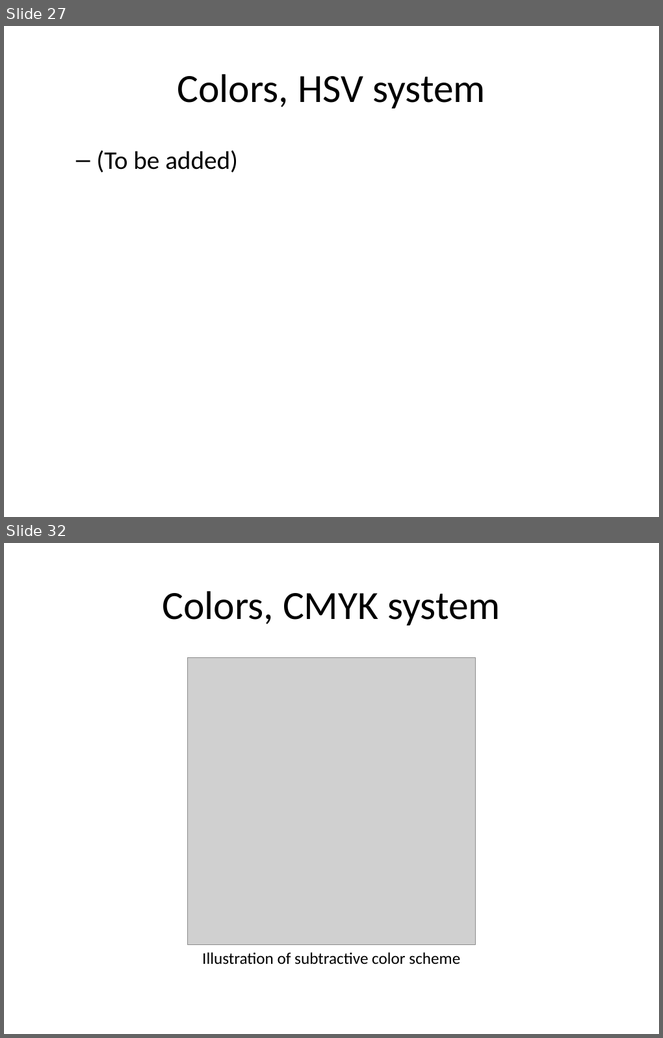
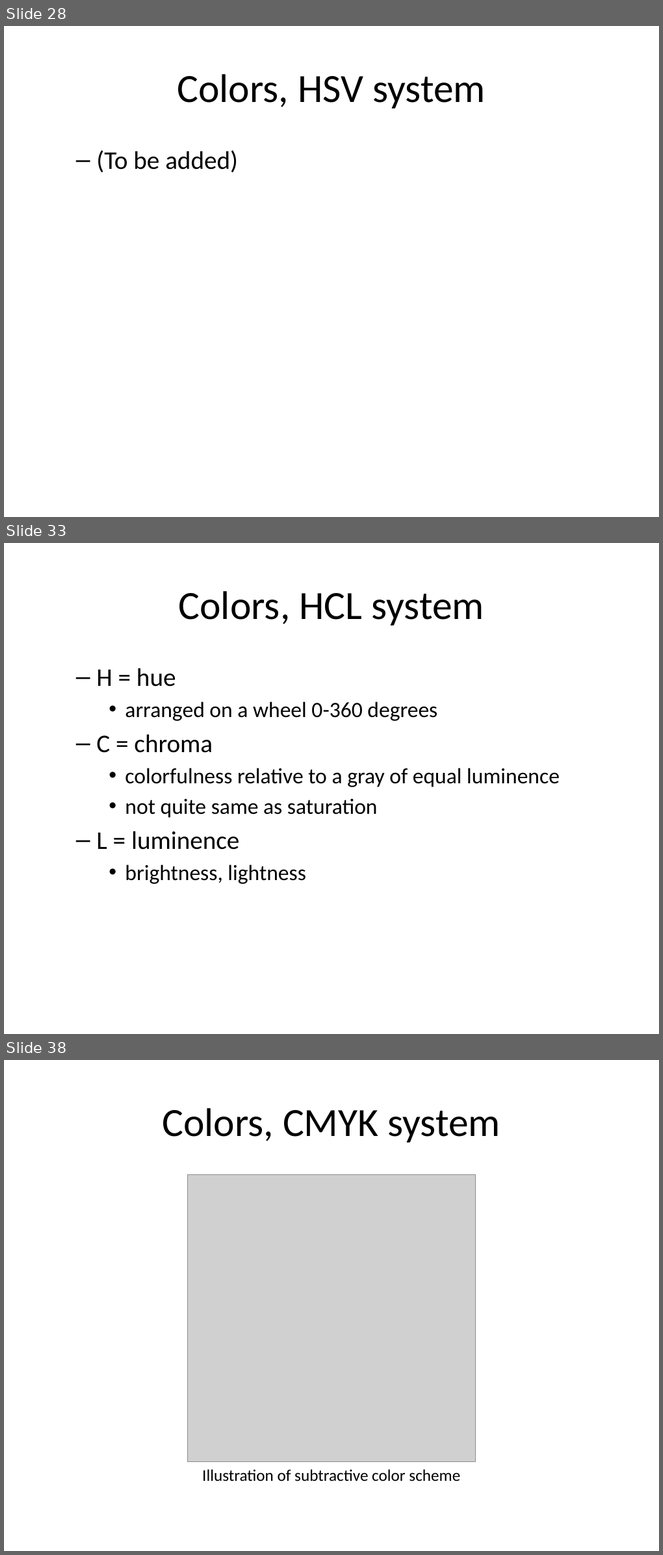
Before and after one commit to pmean/data-visualization, a slide deck: data-viz-02/component/tutorial-colors.pptx. Shown one above the other, each under a label of ours: slides 27 and 32 before the commit, slides 28, 33 and 38 after it; the slides between them are not shown. The pictures are 663x1038 and 663x1555 pixels, drawn with LibreOffice and Linux fonts; fonts in the diff are those of the drawing; grey boxes stand for pictures. Boxes give left, top, right and bottom in pixels: in the first picture for what was removed or moved away, otherwise in the second. Text is boxed around its words. In the diff, an @@ line names an element or a change of style, - is before the commit and + after.

Commit message:
Added hcl to tutorial-color

```diff
--- a/data-viz-02/component/tutorial-colors.pptx
+++ b/data-viz-02/component/tutorial-colors.pptx
@@ slide 33 added at (x1=4, y1=543, x2=659, y2=1034), background #FFFFFF @@
@@ title added at (x1=179, y1=591, x2=484, y2=626), 44 pt, text #000000 @@
+Colors, HCL system
@@ text added at (x1=96, y1=668, x2=560, y2=884), 24 pt, text #000000 @@
+  – H = hue
+    • arranged on a wheel 0-360 degrees
+  – C = chroma
+    • colorfulness relative to a gray of equal luminence
+    • not quite same as saturation
+  – L = luminence
+    • brightness, lightness
@@ what was slide 27 is now slide 28 @@
@@ what was slide 32 is now slide 38 @@
```
Also in this commit, not shown: 1 slide changed, 5 other slides added, 34 other files.
